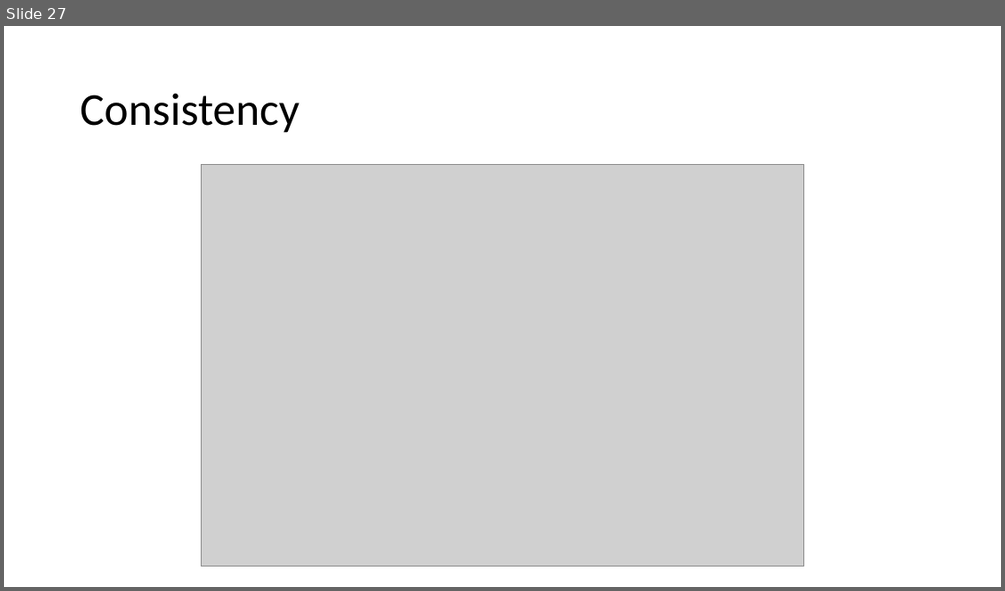
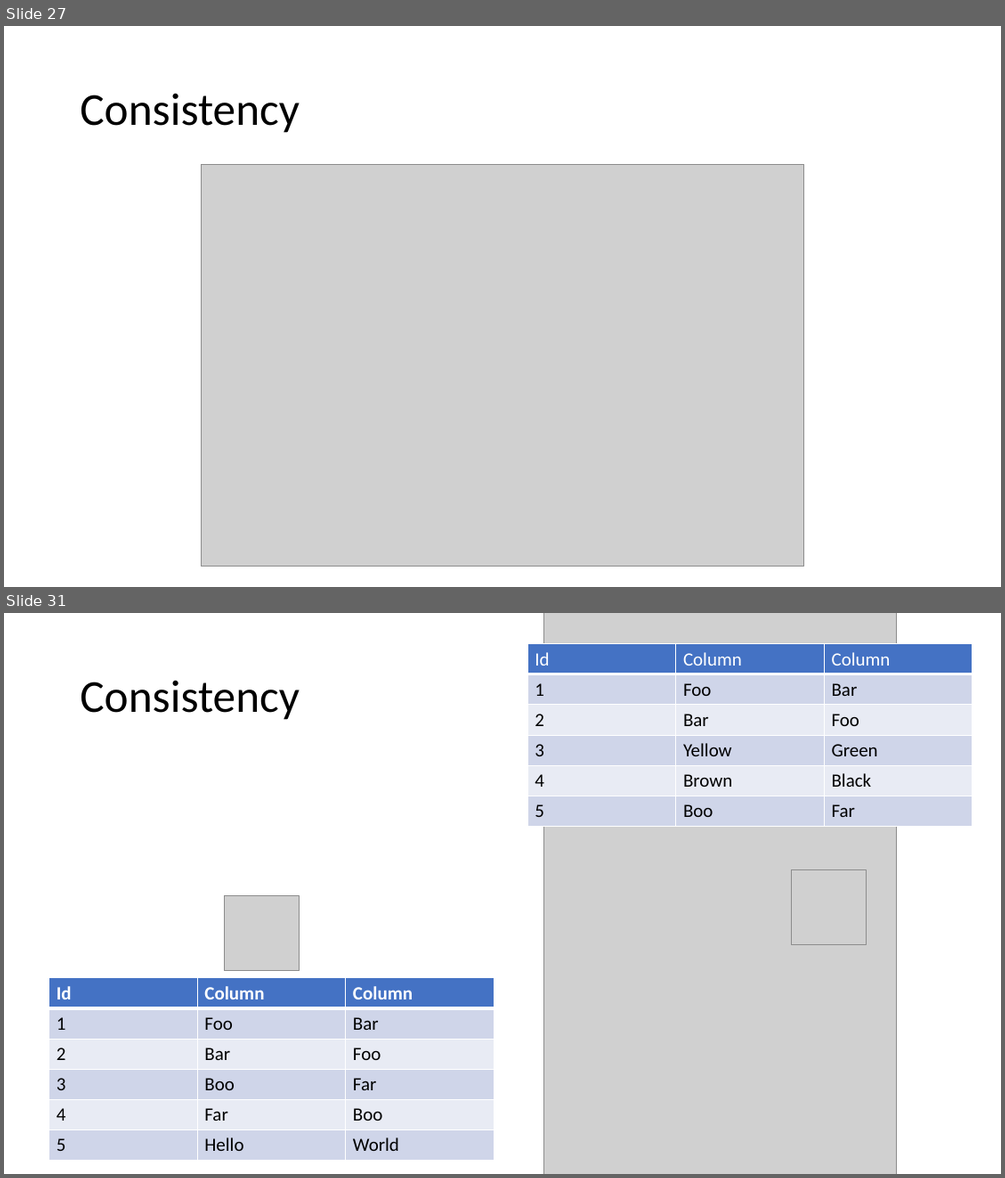
Before and after one commit to 1kevgriff/Workshop-ASPNETCore-Liftoff, a slide deck: Slides/02_DesignForSpeed.pptx. Shown one above the other, each under a label of ours: slide 27 before the commit, slides 27 and 31 after it; the slides between them are not shown. The pictures are 1005x591 and 1005x1178 pixels, drawn with LibreOffice and Linux fonts; fonts in the diff are those of the drawing; grey boxes stand for pictures. Boxes give left, top, right and bottom in pixels: in the first picture for what was removed or moved away, otherwise in the second. Text is boxed around its words. In the diff, an @@ line names an element or a change of style, - is before the commit and + after.

```diff
--- a/Slides/02_DesignForSpeed.pptx
+++ b/Slides/02_DesignForSpeed.pptx
@@ slide 31 added at (x1=4, y1=613, x2=1001, y2=1174), background #FFFFFF @@
@@ picture added at (x1=544, y1=613, x2=897, y2=1174) @@
@@ table added at (x1=527, y1=643, x2=971, y2=823), 6 rows, 3 columns @@
+Id | Column | Column
+1 | Foo | Bar
+2 | Bar | Foo
+3 | Yellow | Green
+4 | Brown | Black
+5 | Boo | Far
@@ title added at (x1=80, y1=680, x2=299, y2=720), 44 pt, text #000000 @@
+Consistency
@@ picture added at (x1=793, y1=870, x2=867, y2=945) @@
@@ picture added at (x1=225, y1=896, x2=299, y2=971) @@
@@ table added at (x1=48, y1=978, x2=493, y2=1158), 6 rows, 3 columns @@
+Id | Column | Column
+1 | Foo | Bar
+2 | Bar | Foo
+3 | Boo | Far
+4 | Far | Boo
+5 | Hello | World
```
Also in this commit, not shown: 2 slides changed, 3 other slides added, 2 slides removed.
